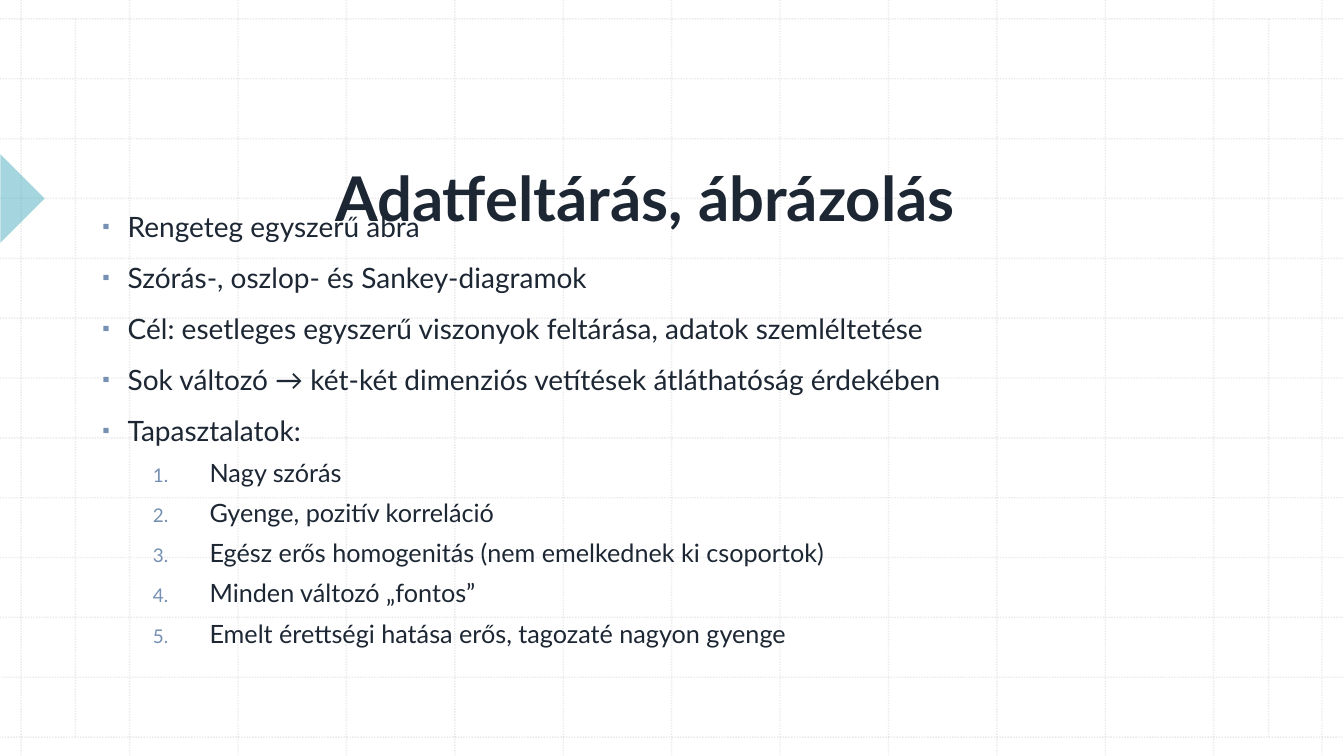
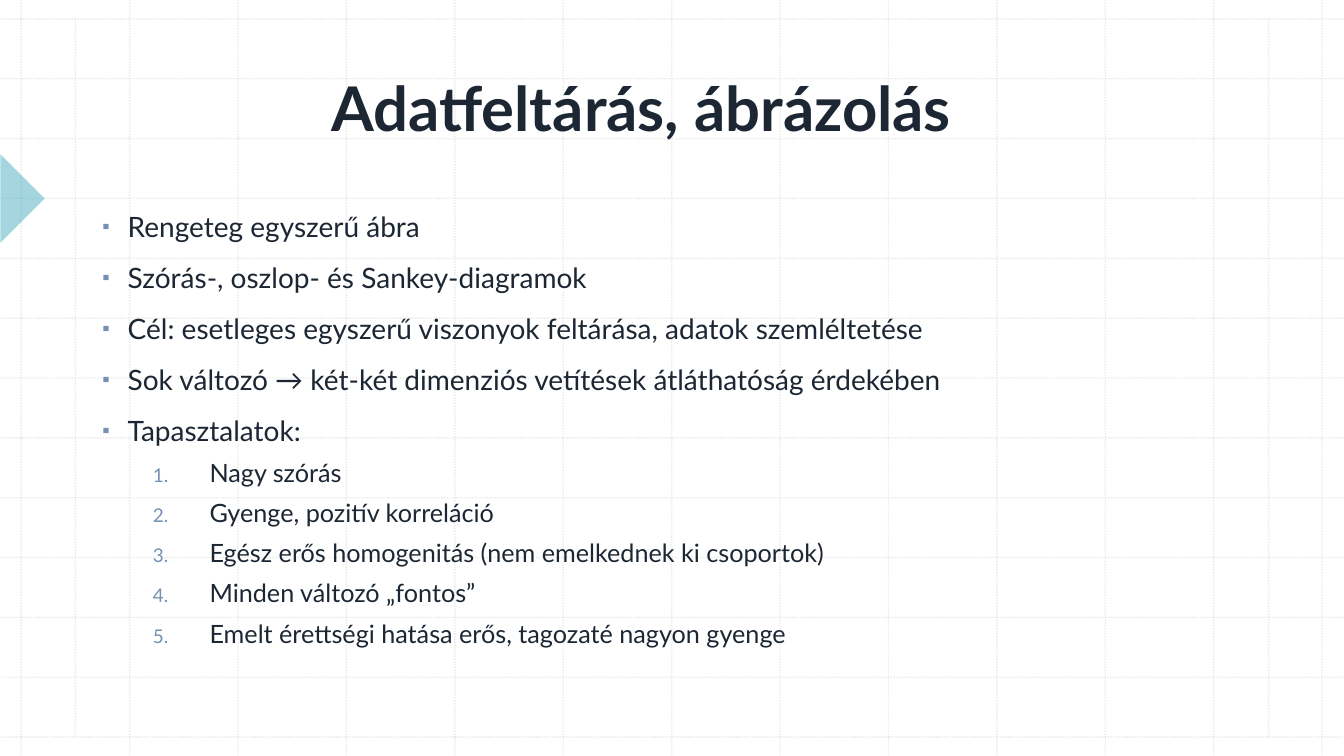
Before and after one commit to konderal333/-nkutfel, a slide deck: slide 4 of TDK prezi.pptx (slide 5 before the commit). Drawn at 1344x756 pixels with LibreOffice and Linux fonts; fonts in the diff are those of the drawing. Boxes give left, top, right and bottom in pixels: in the first picture for what was removed or moved away, otherwise in the second. Text is boxed around its words. In the diff, an @@ line names an element or a change of style, - is before the commit and + after.

```diff
--- a/TDK prezi.pptx
+++ b/TDK prezi.pptx
@@ title "Adatfeltárás, ábrázolás": place and size @@
-title "Adatfeltárás, ábrázolás" at (335,175,955,233)
+title "Adatfeltárás, ábrázolás" at (331,85,951,140)
```
Also in this commit, not shown: 3 other slides changed, 7 slides added, 3 slides removed.
